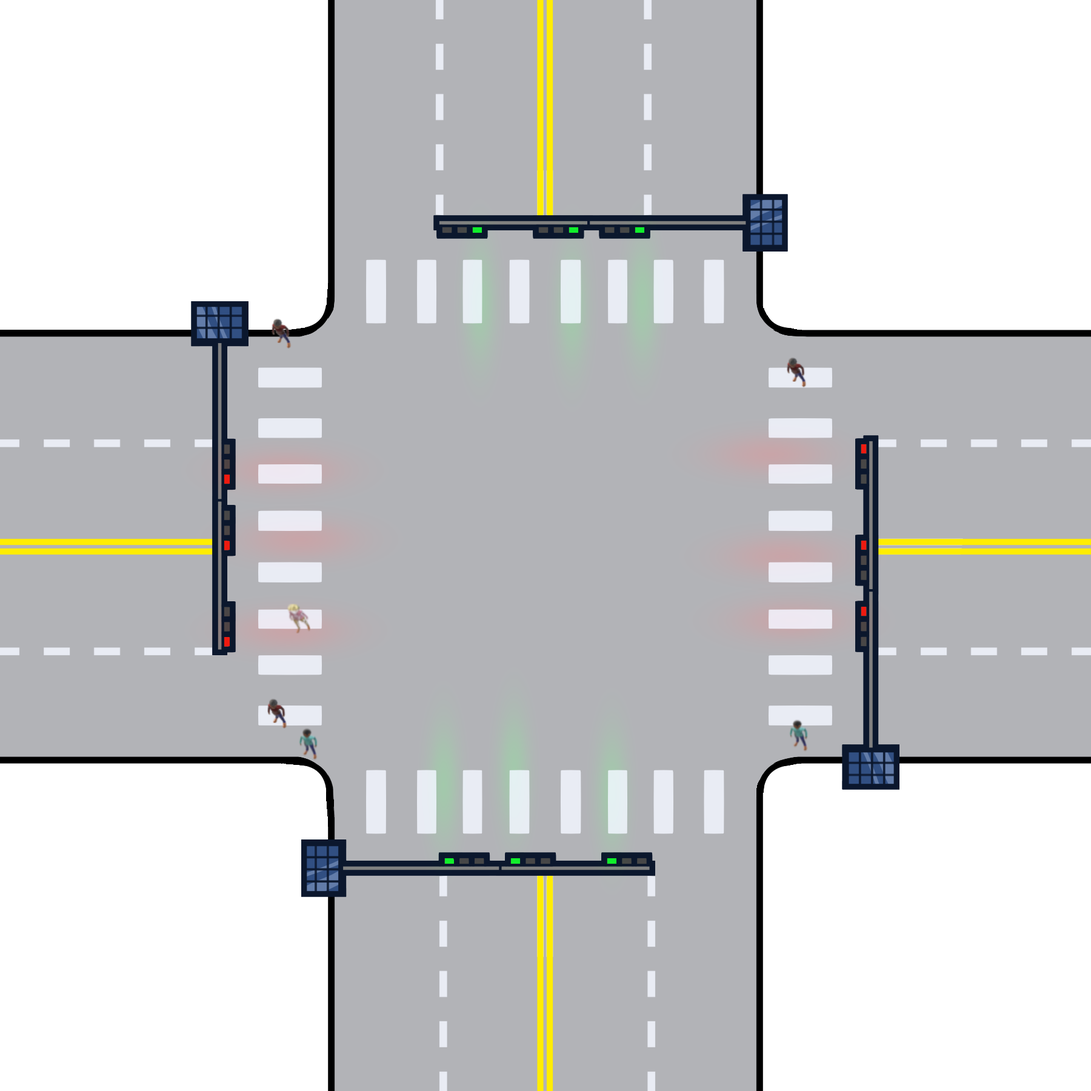
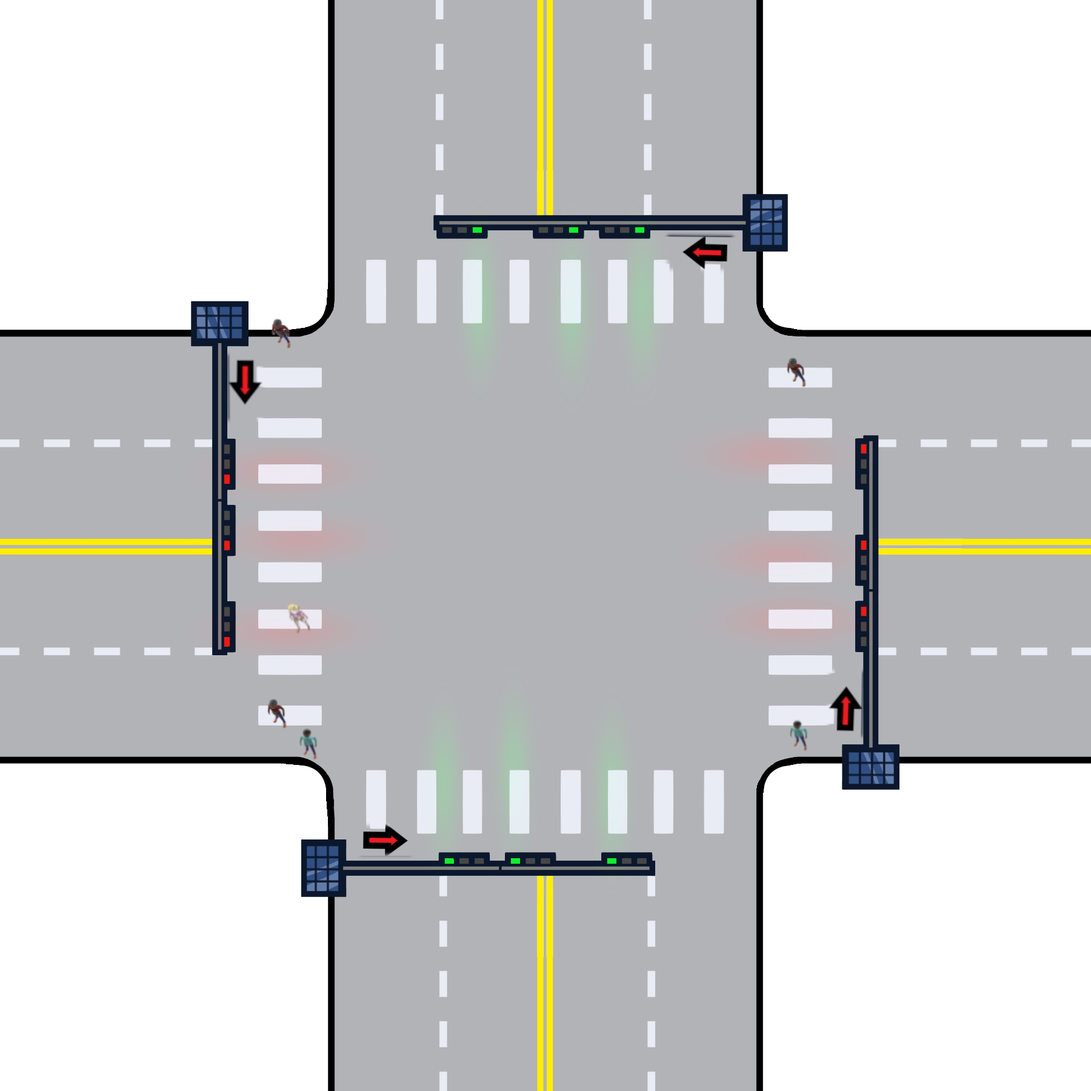
Two versions of the same layered image (1091x1091). Layer-by-layer changes:
added layer "Pasted Layer copy" above "Pasted Layer copy #2" over [825, 667, 865, 741]
added layer "Pasted Layer copy #2" above "Pasted Layer copy #3" over [227, 351, 266, 424]
added layer "Pasted Layer copy #3" above "Pasted Layer copy #1" over [663, 231, 738, 274]
added layer "Pasted Layer copy #1" above "redgreenppl4.png" over [357, 822, 414, 860]
renamed "crown #3" to "redgreenppl4.png", painted on it over [227, 231, 865, 860]
removed layer "crown #2" over [787, 357, 808, 388]
removed layer "crown #1" over [267, 699, 288, 729]
removed layer "crown copy #2" over [298, 728, 318, 761]
removed layer "crown copy" over [789, 719, 809, 752]
removed layer "Pasted Layer" over [287, 603, 311, 634]
removed layer "redgreen.png" over [227, 231, 865, 860]
